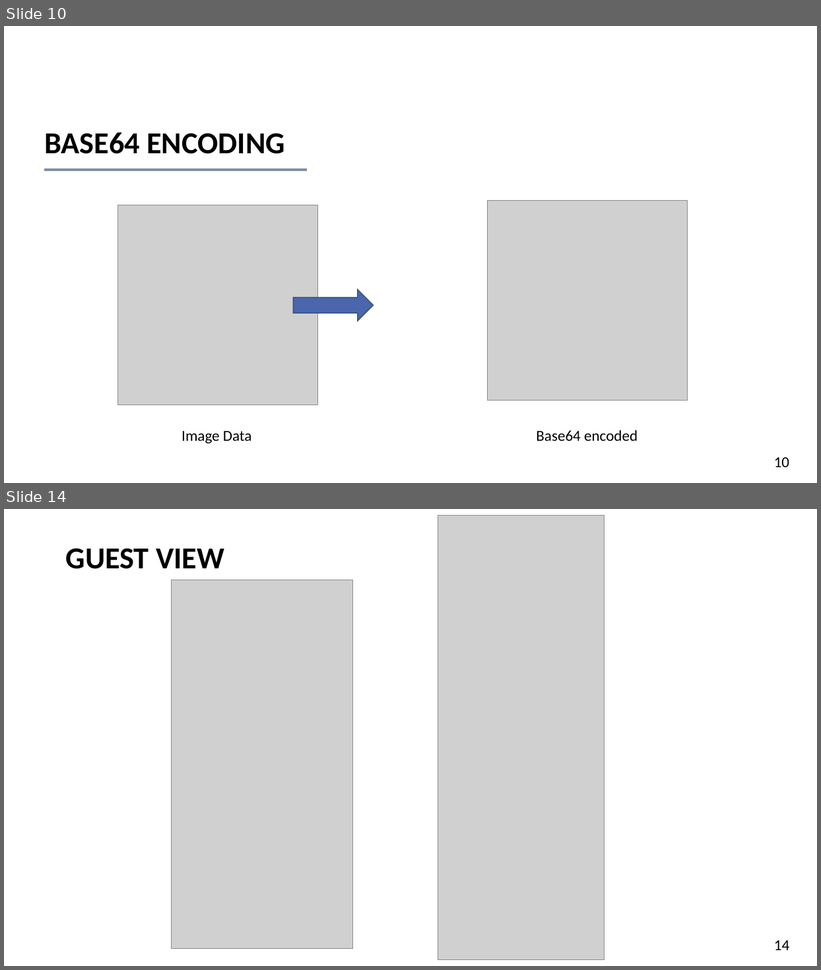
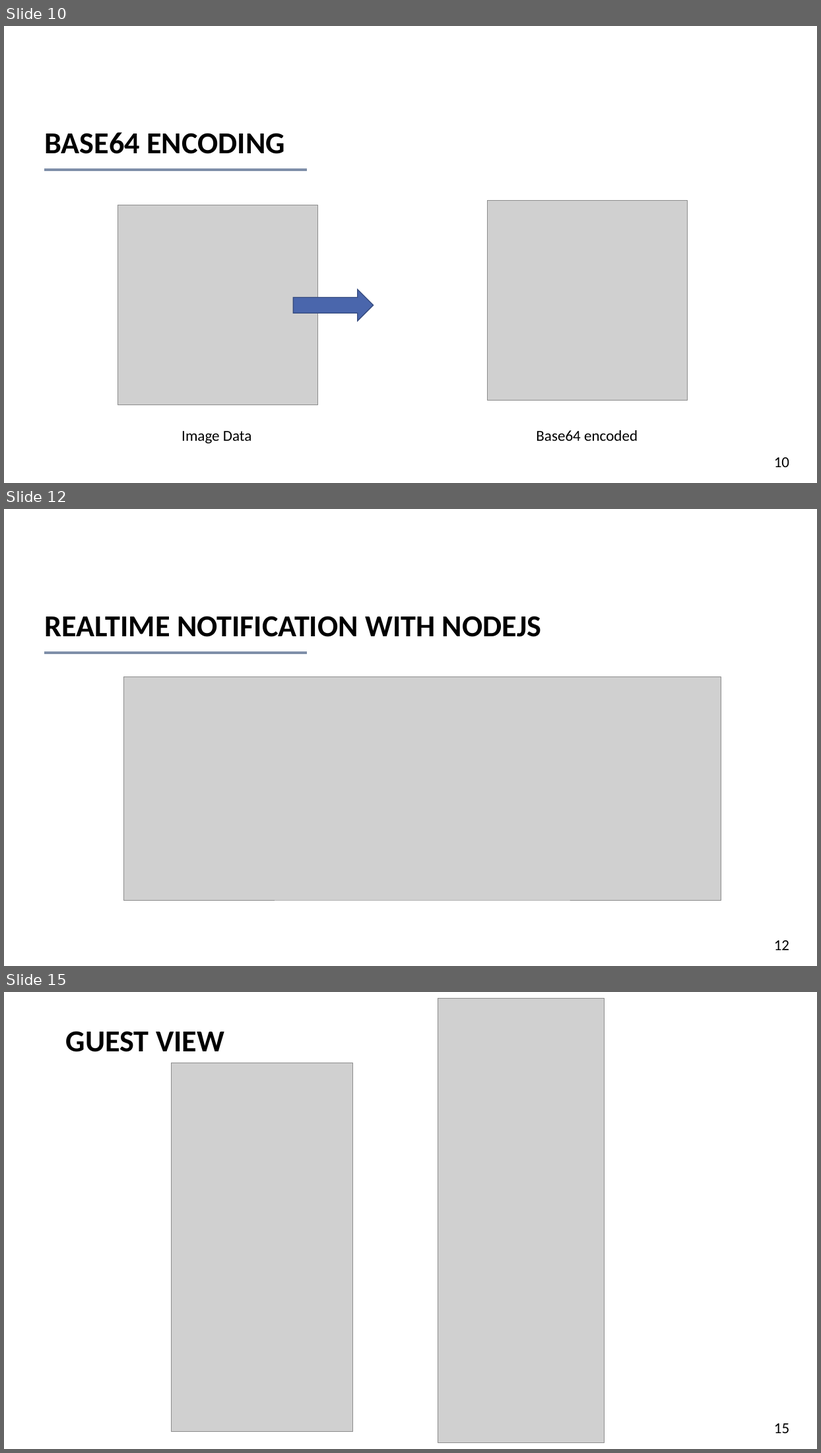
Before and after one commit to kim-ninh/ISE_NTMT_04, a slide deck: 05_Report/FoodMap_Nhom8.pptx. Shown one above the other, each under a label of ours: slides 10 and 14 before the commit, slides 10, 12 and 15 after it; the slides between them are not shown. The pictures are 821x970 and 821x1453 pixels, drawn with LibreOffice and Linux fonts; fonts in the diff are those of the drawing; grey boxes stand for pictures. Boxes give left, top, right and bottom in pixels: in the first picture for what was removed or moved away, otherwise in the second. Text is boxed around its words. In the diff, an @@ line names an element or a change of style, - is before the commit and + after.

```diff
--- a/05_Report/FoodMap_Nhom8.pptx
+++ b/05_Report/FoodMap_Nhom8.pptx
@@ slide 12 added at (4,509,817,966), background #FFFFFF; not listed: 1 template element that a slide beside it also shows @@
@@ title added at (45,616,541,637), 36 pt, text #000000, bold @@
+REALTIME NOTIFICATION WITH NODEJS
@@ picture added at (124,677,721,900) @@
@@ page number added at (774,941,789,951), 18 pt, text #000000 @@
+12
@@ what was slide 14 is now slide 15 @@
@@ page number at (774,1424,789,1434): text changed @@
-14
+15
```
Also in this commit, not shown: 4 slides changed, 4 other slides added, 3 slides removed, 12 other files.
